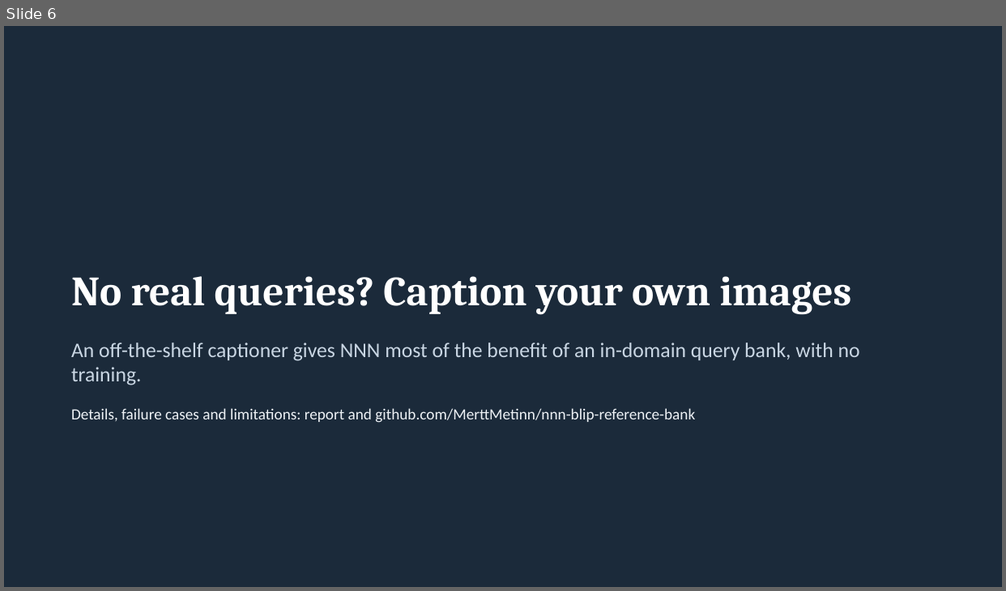
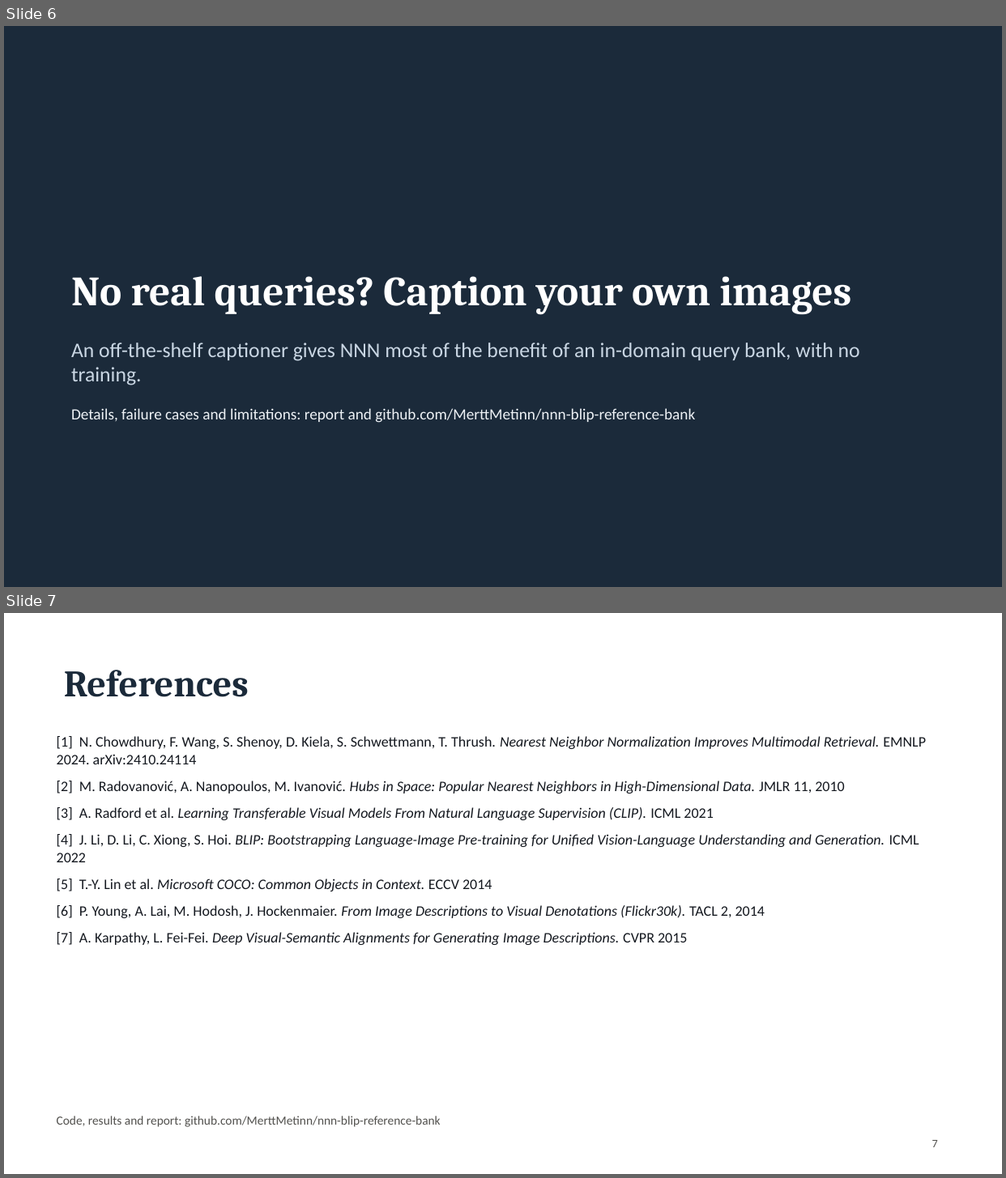
Before and after one commit to MerttMetinn/nnn-blip-reference-bank, a slide deck: report/Metin_YZM5110_Slides.pptx. Shown one above the other, each under a label of ours: slide 6 before the commit, slides 6 and 7 after it. The pictures are 1006x591 and 1006x1178 pixels, drawn with LibreOffice and Linux fonts; fonts in the diff are those of the drawing. Boxes give left, top, right and bottom in pixels: in the first picture for what was removed or moved away, otherwise in the second. Text is boxed around its words. In the diff, an @@ line names an element or a change of style, - is before the commit and + after.

```diff
--- a/report/Metin_YZM5110_Slides.pptx
+++ b/report/Metin_YZM5110_Slides.pptx
@@ slide 7 added at box(4, 613, 1002, 1174), background #FFFFFF @@
@@ title added at box(64, 670, 249, 697), 36 pt, text #1B2A3A, bold @@
+References
@@ text added at box(57, 736, 926, 945), 14 pt, text #14181F, italic @@
+[1] N. Chowdhury, F. Wang, S. Shenoy, D. Kiela, S. Schwettmann, T. Thrush. Nearest Neighbor Normalization Improves Multimodal Retrieval. EMNLP 2024. arXiv:2410.24114
+[2] M. Radovanović, A. Nanopoulos, M. Ivanović. Hubs in Space: Popular Nearest Neighbors in High-Dimensional Data. JMLR 11, 2010
+[3] A. Radford et al. Learning Transferable Visual Models From Natural Language Supervision (CLIP). ICML 2021
+[4] J. Li, D. Li, C. Xiong, S. Hoi. BLIP: Bootstrapping Language-Image Pre-training for Unified Vision-Language Understanding and Generation. ICML 2022
+[5] T.-Y. Lin et al. Microsoft COCO: Common Objects in Context. ECCV 2014
+[6] P. Young, A. Lai, M. Hodosh, J. Hockenmaier. From Image Descriptions to Visual Denotations (Flickr30k). TACL 2, 2014
+[7] A. Karpathy, L. Fei-Fei. Deep Visual-Semantic Alignments for Generating Image Descriptions. CVPR 2015
@@ text added at box(57, 1116, 441, 1127), 12 pt, text #52514E @@
+Code, results and report: github.com/MerttMetinn/nnn-blip-reference-bank
@@ page number added at box(932, 1140, 938, 1148), 11 pt, text #52514E @@
+7
```
Also in this commit, not shown: 2 slides changed, 1 other file.
